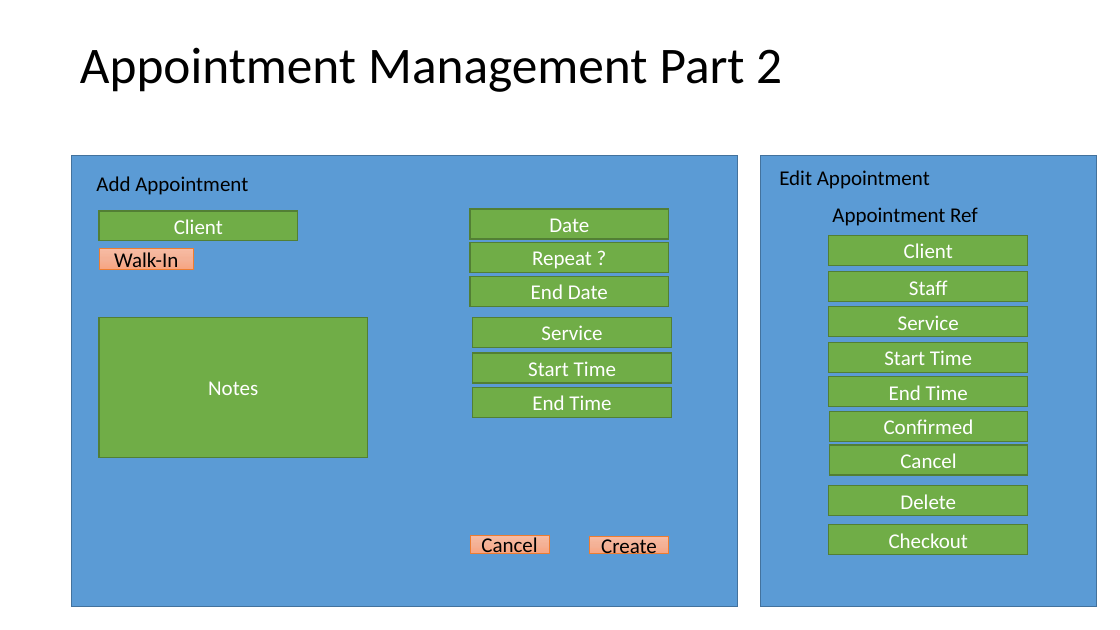
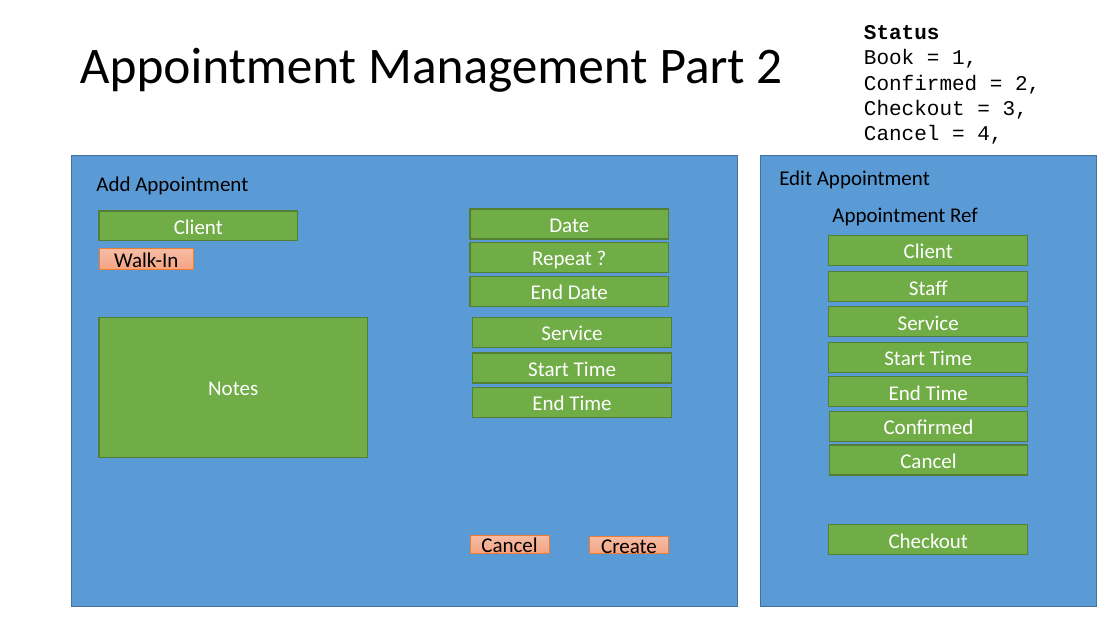
Before and after one commit to SnowFox108/HerbAppointment, a slide deck: slide 14 of SupportFiles/Documents/SketchFlow.pptx. Drawn at 1120x630 pixels with LibreOffice and Linux fonts; fonts in the diff are those of the drawing. Boxes give left, top, right and bottom in pixels: in the first picture for what was removed or moved away, otherwise in the second. Text is boxed around its words. In the diff, an @@ line names an element or a change of style, - is before the commit and + after.

```diff
--- a/SupportFiles/Documents/SketchFlow.pptx
+++ b/SupportFiles/Documents/SketchFlow.pptx
@@ text added at (864,25,1040,144), 18 pt, text #000000 @@
+Status
+Book = 1,
+Confirmed = 2,
+Checkout = 3,
+Cancel = 4,
@@ rectangle removed at (829,486,1028,516) @@
-Delete
```
Also in this commit, not shown: 2 other slides changed, 5 other files.
